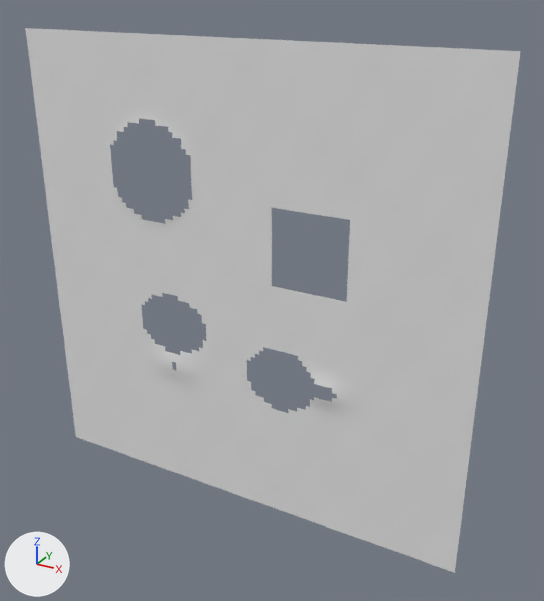
Before and after pictures for a commit that changed the OBJ model ros2_ws/src/mooncar_gazebo/models/terrain_v2/survey/regolith_passable.obj.
Both versions are drawn from a 50 mm lens placed at (22.3, -36.1, 18.3), pointed at (1.9, 0.9, -0.2). The lights are fixed; the arrows at lower left show +X, +Y and +Z. The picture after the commit comes second. Where no turn or scale is listed for an object, it has been applied to the vertices. Vertices at exactly the same position are counted once.

In view in the first picture: 'regolith_passable'.
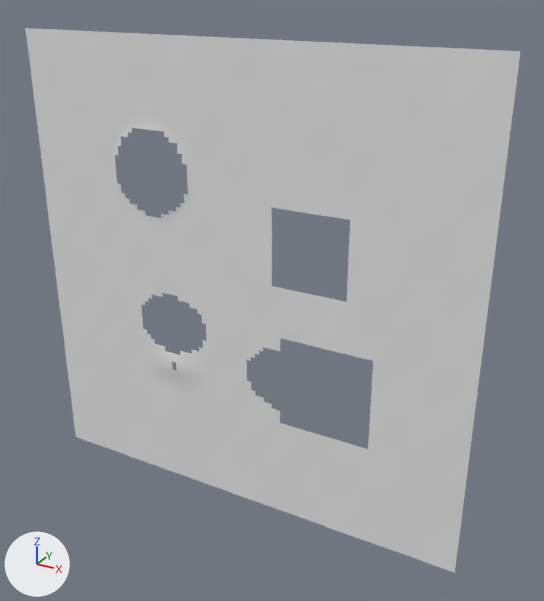
The change, as JSON lines over the scene's bpy script:
```json
{"block": "me_regolith_passable", "where": "# used by ob_regolith_passable; location = (0.0, 0.0, 0.0)"}
{"op": "remove", "block": "me_regolith_passable", "code": "me_regolith_passable.from_pydata(...)  # 9369 vertices, 18062 faces; spans x -15.0..15.0, y -0.2..0.0, z -15.0..15.0"}
{"op": "add", "block": "me_regolith_passable", "code": "me_regolith_passable.from_pydata(...)  # 9160 vertices, 17628 faces; spans x -15.0..15.0, y -0.2..0.0, z -15.0..15.0"}
{"block": "me_regolith_passable", "change": "me_regolith_passable part 1: 286 vertices removed from x 3.3..8.7, y -0.2..0.0, z -7.8..-2.4"}
{"block": "me_regolith_passable", "change": "me_regolith_passable part 2: 25 vertices removed from x -8.7..-3.0, y -0.1, z 3.9..9.9; 102 vertices added at x -8.7..-3.0, y -0.1..0.0, z 3.9..9.9"}
```

What differs and where, as boxes [x1, y1, x2, y2] in the pictures (544 x 601 px):
```json
{"part": 1, "of": "me_regolith_passable", "change": "deleted", "before": [280, 339, 373, 448]}
{"part": 2, "of": "me_regolith_passable", "change": "built on", "before": [114, 119, 196, 226], "after": [111, 118, 196, 226]}
```
